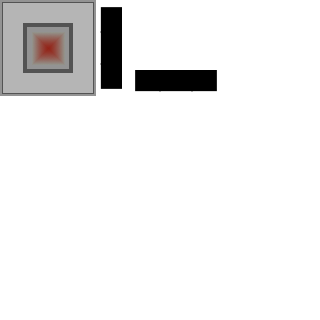
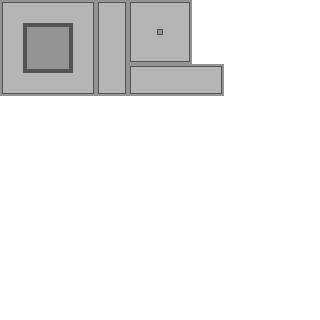
Layer changes from the first 320×320 image to the second:
hid "Layer 1" over 32, 32, 65, 65
added layer "Layer 6" above "Layer 0" over 128, 0, 192, 64
painted on "Layer 0" over 96, 0, 224, 96
